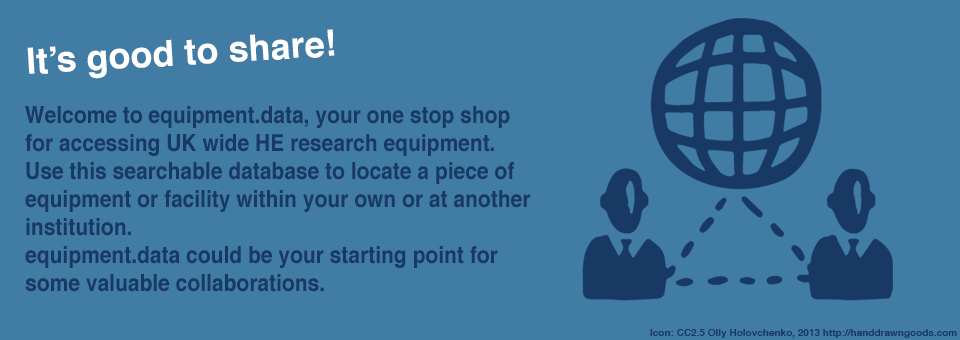
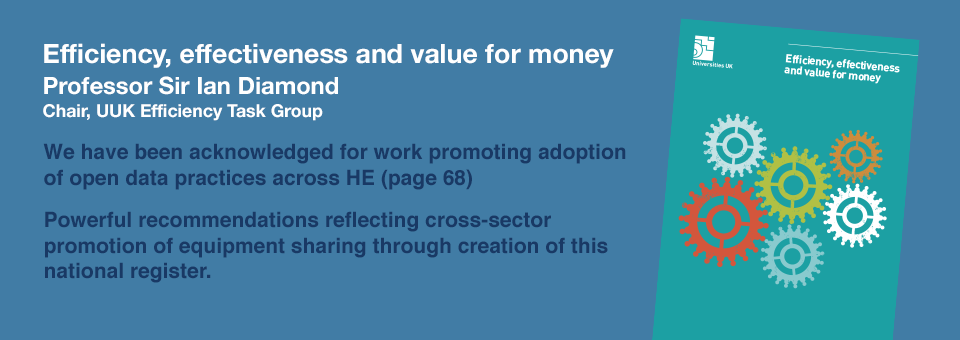
Layer changes from the first w=960, h=340 image to the second:
added group "Group 1" with 4 layers above "Layer 5" over left=43, top=18, right=920, bottom=340
added layer "We have been acknowledged for work promoting adoption of open d" in group "Group 1" over left=43, top=143, right=626, bottom=283
added layer "Professor Sir Ian Diamond Chair, UUK Efficiency Task Group" in group "Group 1" over left=43, top=76, right=338, bottom=121
added layer "Efficiency, effectiveness and value for money" in group "Group 1" over left=44, top=43, right=614, bottom=68
added layer "Vector Smart Object" in group "Group 1" over left=652, top=18, right=920, bottom=340
hid group "Share" (2 layers) over left=25, top=18, right=893, bottom=301
hid group "Banner1" (3 layers) over left=27, top=29, right=957, bottom=338
hid "It’s good to share!" over left=27, top=29, right=335, bottom=79
